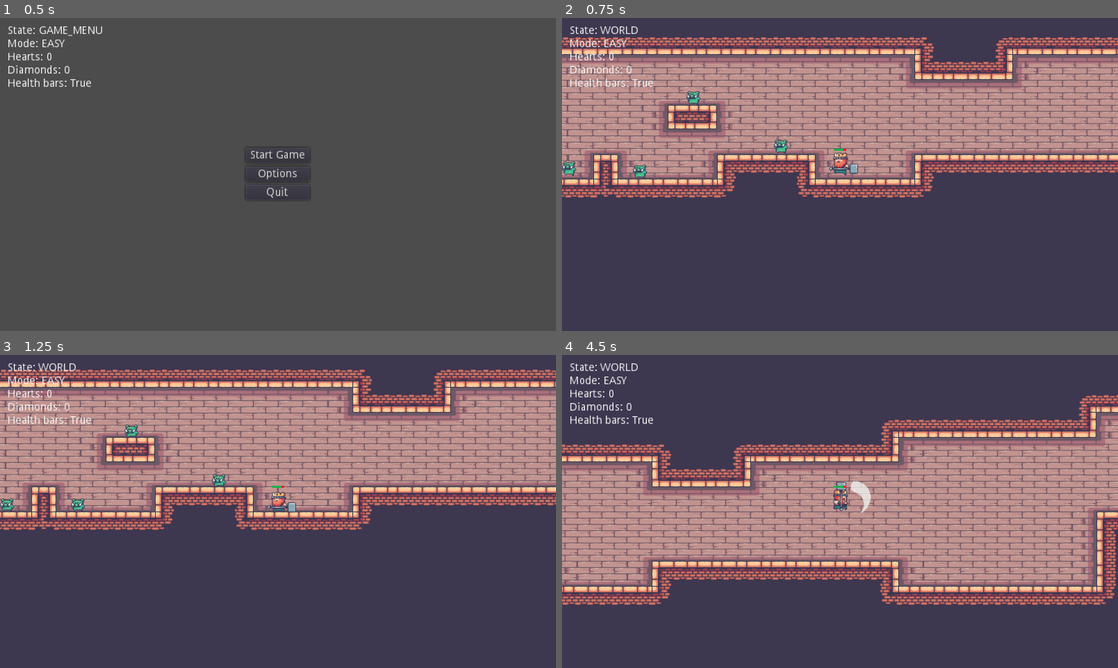
Above: before the commit, frames 1-4 (two rows, left to right).
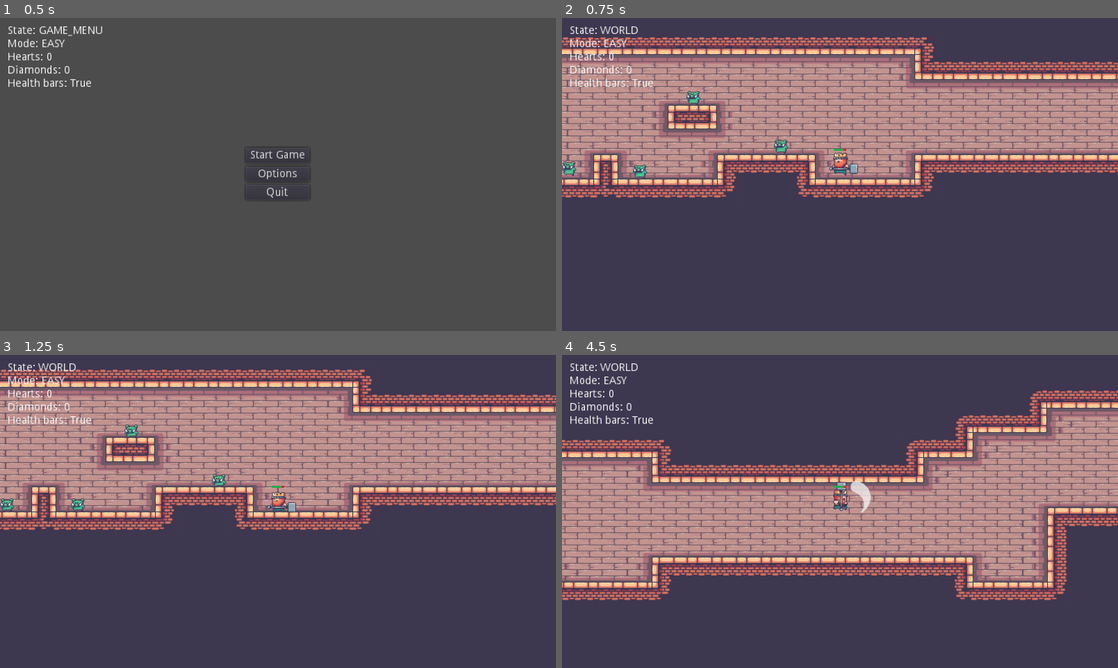
Above: after the commit, the same moments.

Repository: domenikjones/InfiniteGame
Game: Godot game, scene res://Game/GameMenu.tscn
Same seed, same stepped clock (60 frames per second), same inputs: the game is played once before the commit and once after it.
Inputs (mouse positions are in pixels of both pictures, inside the frame that each line leads up to):
- Up to frame 1 (0.5 s): no input
- Up to frame 2 (0.75 s): click "Start Game" at 0.5 s
- Up to frame 3 (1.25 s): no input
- Up to frame 4 (4.5 s): tap Enter at 1.25 s; move the mouse to (962, 495) at 1.27 s; hold D (right) 1.28-2.78 s; click (962, 495) at 1.35 s; tap Space (jump) at 1.52, 2.27, 3.77 s; move the mouse to (728, 527) at 2.02 s; click (728, 527) at 2.1 s; move the mouse to (895, 442) at 2.77 s; hold A (left) 2.78-3.53 s; click (895, 442) at 2.85 s; move the mouse to (812, 574) at 3.52 s; hold D (right) from 3.53 s (still down); click (812, 574) at 3.6 s; move the mouse to (1006, 558) at 4.27 s; click (1006, 558) at 4.35 s

Frame 1 is identical in both runs. In frame 2, 2.9% of the frame differs, in the area x 76-100%, y 6-27%; in frame 3, 3.0%; in frame 4, 33%, in the area x 0-100%, y 11-80%.

Commit message:
some clean code

Diff:
--- a/Creatures/Enemy.gd
+++ b/Creatures/Enemy.gd
@@ -30,9 +30,7 @@
 func _physics_process(delta):
 
 	apply_gravity(delta)
-
 	apply_ai()
-
 	apply_sprite_horizontal()
 	apply_sprite_animation()
 
@@ -52,7 +50,7 @@
 	# block ai further on until timer timeout
 	is_ai = false
 
-	# set raycast positions
+	# update raycast positions
 	var raycast_position = Vector2(position.x, position.y - 10)
 	walkable_left.position = raycast_position
 	walkable_right.position = raycast_position
@@ -70,75 +68,65 @@
 	var result = space_state.intersect_ray(position, Character.character_position)
 	if result and position.distance_to(result.position) > MELEE_DISTANCE:
 		print("Melee Attack")
+		# ToDo
 
 func ai_idle():
 	var rand_i = Rng.randi() % 10 + 1
 	var rand_j = Rng.randi() % 10 + 1
-	print("ai_idle ", rand_i, " ", rand_j)
-	print("walkable.left ", walkable_left.is_colliding(), " ", walkable_left.collide_with_areas, " ", walkable_left.enabled)
-	print("walkable.right ", walkable_right.is_colliding(), " ", walkable_right.collide_with_areas, " ", walkable_right.enabled)
-	#print("walkable.fall.left ", walkable_fall_left.is_colliding())
-	#print("walkable.fall.right ", walkable_fall_right.is_colliding())
 
 	# not moving yet
 	if motion.x == 0:
 		# idle at position
 		if rand_i > 4:
-			print("stay and continue to stay")
 			return
 
 		# can only walk left
 		if not can_walk_right() and can_walk_left():
-			print("can only walk left")
 			walk_left()
 			return
 
 		# can only walk right
 		if not can_walk_left() and can_walk_right():
-			print("con only walk right")
 			walk_right()
 			return
 
 		# walk to either side
-		print("start to walk to a side")
 		if rand_j > 5 and can_walk_right():
 			walk_right()
 		else:
 			if can_walk_left():
 				walk_left()
-
-		print("could not start walk to a side")
+			else:
+				# can not walk, possible loop hole
+				pass
 
 	elif motion.x < 0:
 		# is moving in left direction
-		print("motion.x ", motion.x)
-		# continue movement
 		if rand_i > 3 and can_walk_left():
+			# continue movement
 			walk_left()
-			print("continue to walk in direction left")
 		else:
+			# stop movement
 			motion.x = 0
-			print("do not walk more left")
 
 	# is moving in a direction
 	elif motion.x > 0:
 		# is moving in right direction
-		print("motion.x ", motion.x)
-		# continue movement
 		if rand_i > 3 and can_walk_right():
+			# continue movement
 			walk_right()
-			print("continue to walk in direction right")
 		else:
+			# stop movement
 			motion.x = 0
-			print("do not walk more right")
+	else:
+		# uncaptured, stop movement
+		motion.x = 0
 
 func walk_left():
 	motion.x = -WALK_SPEED * 0.25
-	print("walk left")
 
 func walk_right():
 	motion.x = WALK_SPEED * 0.25
-	print("walk right")
 
 func can_walk_left() -> bool:
 	if not walkable_fall_left.is_colliding():
--- a/World/Level/Level_0_0.gd
+++ b/World/Level/Level_0_0.gd
@@ -16,6 +16,7 @@
 var current_y = 6
 
 onready var Chest = preload("res://World/Items/Chest.tscn")
+onready var Enemy = preload("res://Creatures/Enemy.tscn")
 onready var tile_map: TileMap = $TileMap
 onready var tile_size = tile_map.cell_size
 
@@ -78,13 +79,28 @@
 			tile_map.update_bitmask_area(Vector2(current_index, i))
 
 	# spawn chest
-	_spawn_chest()
+	var _chest = _spawn_chest()
+
+	# spawn enemy
+	if not _chest:
+		var _enemy = _spawn_enemy()
 
 	current_index +=1
 
-func _spawn_chest():
+func _spawn_chest() -> bool:
 	if Rng.randi() % 10 + 1 > 9:
-		print("[{}] spawn chest".format(current_index))
+		print("[" + str(current_index) + "] spawn chest")
 		var x = (current_index * tile_size.x) + (tile_size.x / 2)
 		var y = (current_y * tile_size.x) + (current_height * tile_size.x)
 		Utils.instance_scene_on_main(Chest, Vector2(x, y))
+		return true
+	return false
+
+func _spawn_enemy() -> bool:
+	if Rng.randi() % 100 + 1 > 95:
+		print("[" + str(current_index) + "] spawn enemy")
+		var x = (current_index * tile_size.x) + (tile_size.x / 2)
+		var y = (current_y * tile_size.x) + (current_height * tile_size.x) - 20
+		Utils.instance_scene_on_main(Enemy, Vector2(x, y))
+		return true
+	return false
--- a/World/World.tscn
+++ b/World/World.tscn
@@ -21,3 +21,4 @@
 
 [node name="Player" parent="." instance=ExtResource( 8 )]
 position = Vector2( -0.481552, 273.256 )
+z_index = 10
